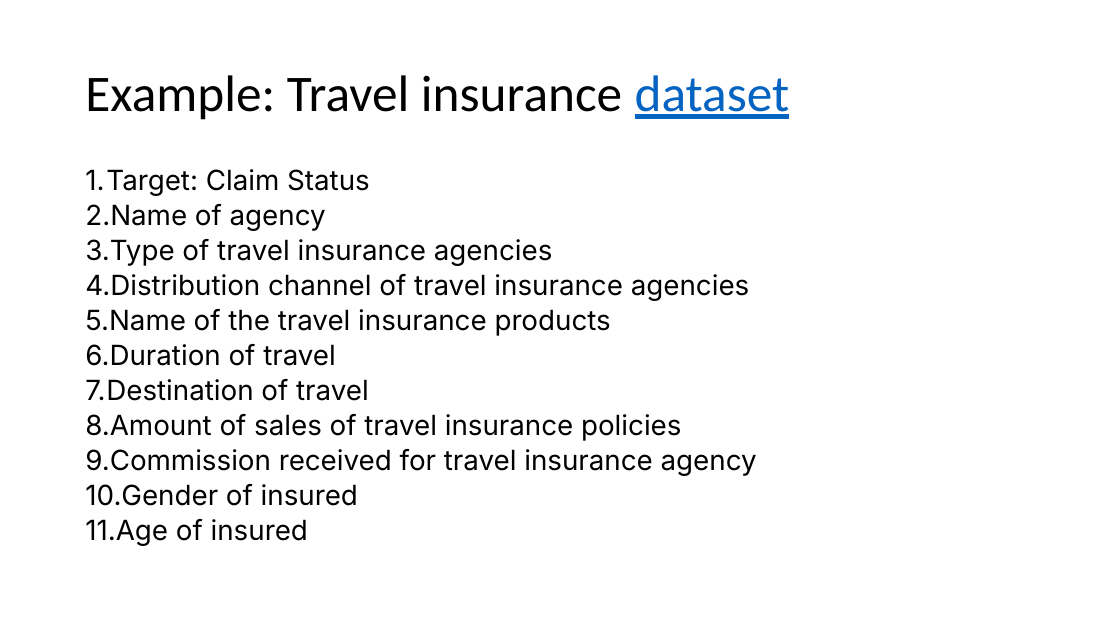
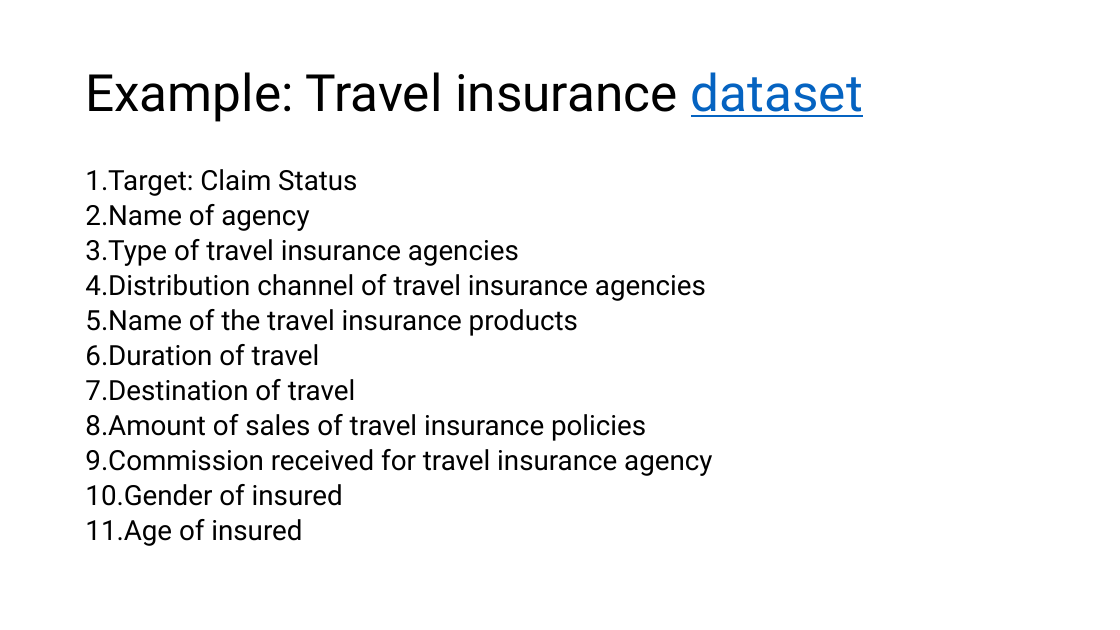
Before and after one commit to jtsw1990/datascience-eda-prezo, a slide deck: slide 14 of Problem Formulation & EDA.pptx (slide 8 before the commit). Drawn at 1120x630 pixels with LibreOffice and Linux fonts; fonts in the diff are those of the drawing. Boxes give left, top, right and bottom in pixels: in the first picture for what was removed or moved away, otherwise in the second. Text is boxed around its words. In the diff, an @@ line names an element or a change of style, - is before the commit and + after.

```diff
--- a/Problem Formulation & EDA.pptx
+++ b/Problem Formulation & EDA.pptx
@@ title "Example: Travel insurance dataset" at <box>85,72,863,122</box>: font Calibri to Roboto @@
@@ text "Target: Claim Status" at <box>85,169,712,546</box>: font Inter to Roboto @@
```
Also in this commit, not shown: 9 other slides changed, 6 slides added, 1 slide removed, 1 other file.
